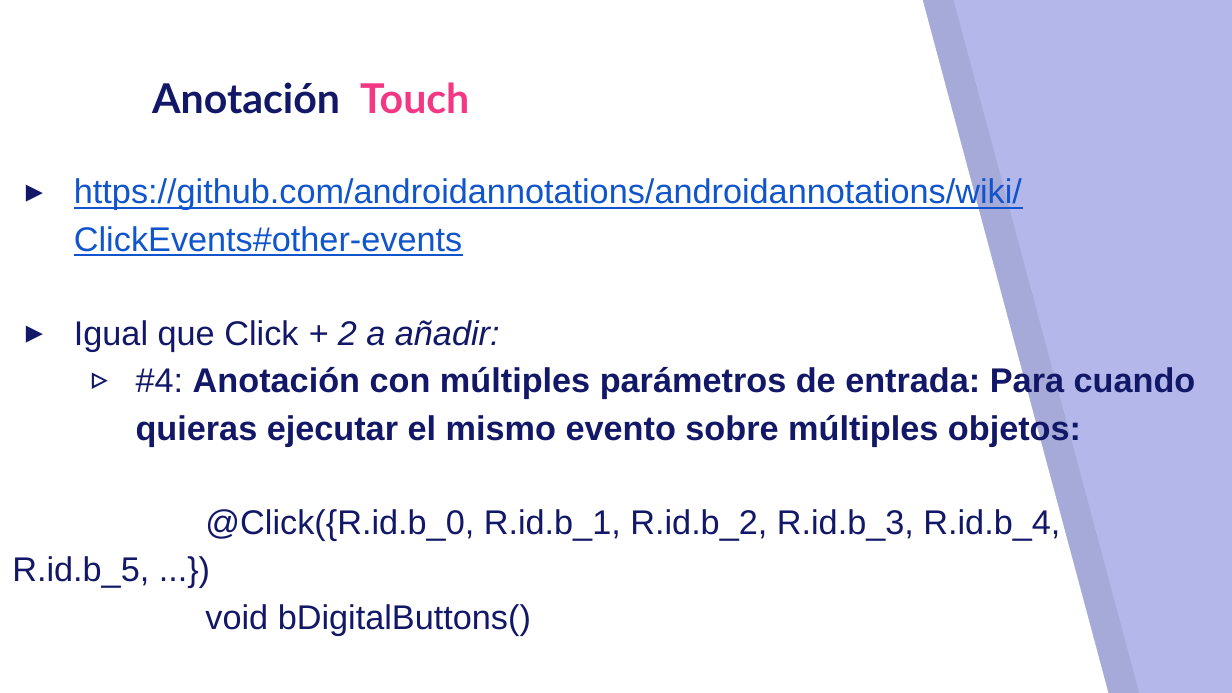
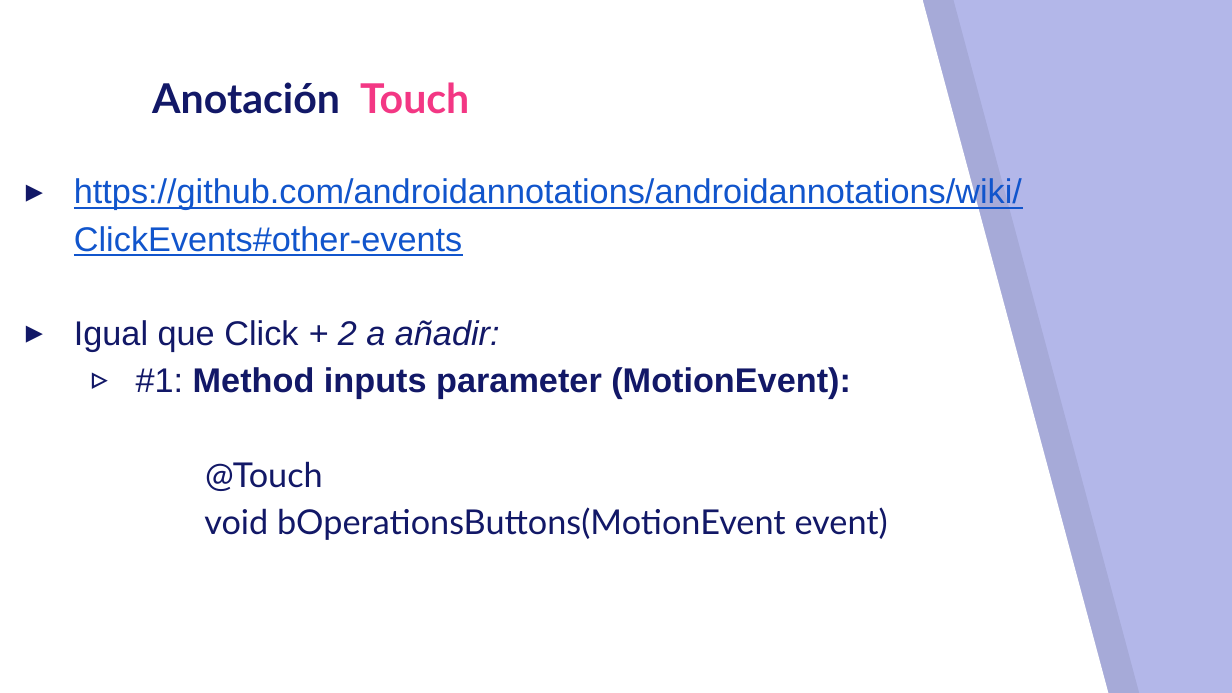
Before and after one commit to itzarel/AndroidAnnotations-Vistas-Eventos, a slide deck: slide 29 of Slides/COMPLETO - Slides de todos los temas.pptx (slide 28 before the commit). Drawn at 1232x693 pixels with LibreOffice and Linux fonts; fonts in the diff are those of the drawing. Boxes give left, top, right and bottom in pixels: in the first picture for what was removed or moved away, otherwise in the second. Text is boxed around its words. In the diff, an @@ line names an element or a change of style, - is before the commit and + after.

```diff
--- a/Slides/COMPLETO - Slides de todos los temas.pptx
+++ b/Slides/COMPLETO - Slides de todos los temas.pptx
@@ text at bbox=[136, 367, 888, 540]: text changed; font Arial to Lato; bold off @@
-  ▹ #4: Anotación con múltiples parámetros de entrada: Para cuando quieras ejecutar el mismo evento sobre múltiples objetos:
-@Click({R.id.b_0, R.id.b_1, R.id.b_2, R.id.b_3, R.id.b_4, R.id.b_5, ...})
-void bDigitalButtons()
+  ▹ #1: Method inputs parameter (MotionEvent):
+@Touch
+void bOperationsButtons(MotionEvent event)
```
Also in this commit, not shown: 6 other slides changed, 1 slide added, 28 other files.
